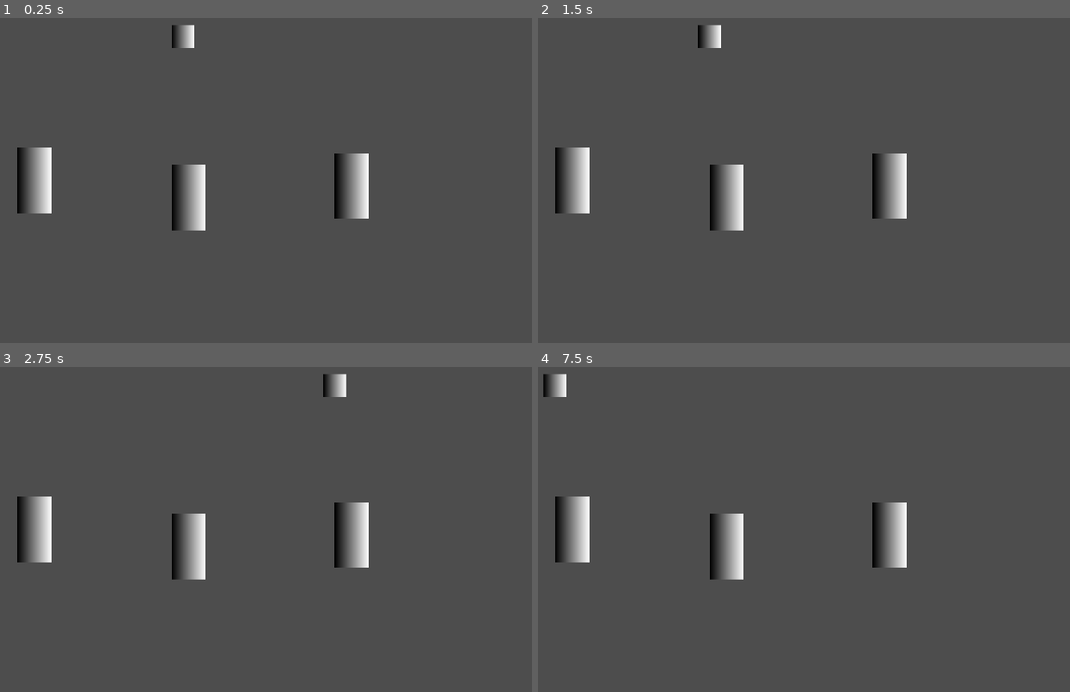
Above: before the commit, frames 1-4 (two rows, left to right).
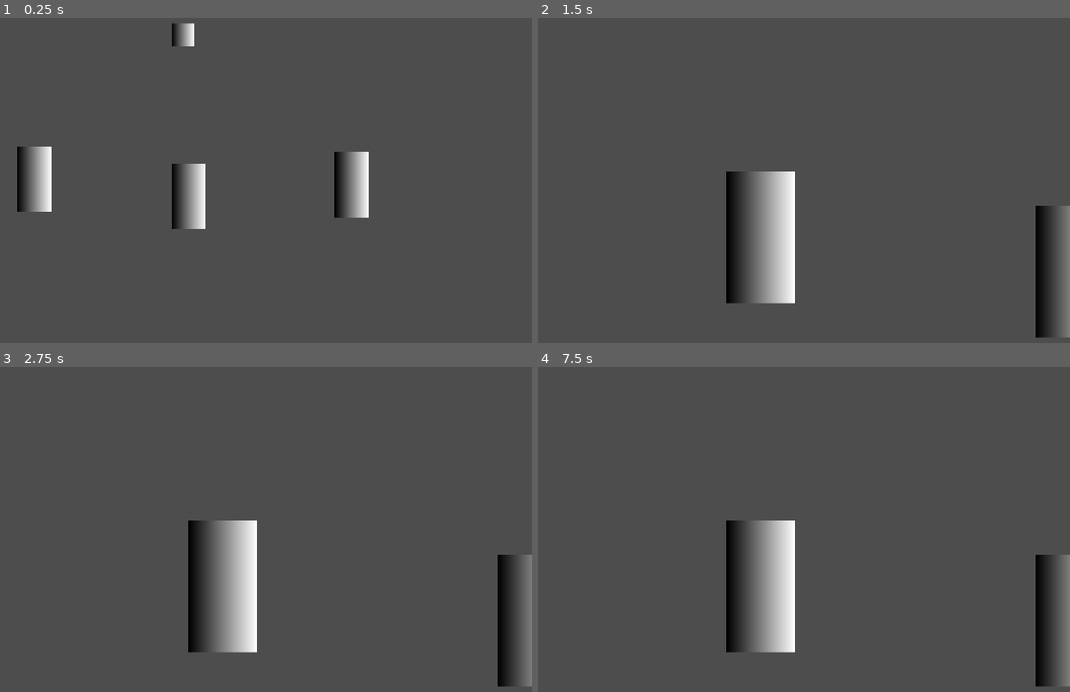
Above: after the commit, the same moments.

Repository: Quarticore/UntitledTomatoGame
Game: Godot game, scene res://scenes/main.tscn
Two runs of this game, one before a commit and one after it. Both use one fixed random seed, a clock stepped at 60 frames per second and the inputs below. The project has no main scene, so this scene is started directly.
Inputs (mouse positions are in pixels of both pictures, inside the frame that each line leads up to):
- Up to frame 1 (0.25 s): no input
- Up to frame 2 (1.5 s): tap Enter at 0.5 s; move the mouse to (569, 180) at 0.52 s; hold D (InputRight) 0.53-1.28 s; click (569, 180) at 0.6 s; tap Space at 1.25 s; move the mouse to (724, 196) at 1.27 s; hold A (InputLeft) from 1.28 s (still down); tap S (InputMiddle) at 1.35 s
- Up to frame 3 (2.75 s): click (186, 545) at 1.55 s; tap Enter at 2 s; move the mouse to (351, 536) at 2.02 s; release A (InputLeft) at 2.03 s; hold D (InputRight) from 2.03 s (still down); click (351, 536) at 2.1 s
- Up to frame 4 (7.5 s): tap Space at 2.75, 4.25 s; move the mouse to (692, 597) at 2.77 s; click (692, 597) at 2.85 s; tap Enter at 3.5 s; move the mouse to (931, 578) at 3.52 s; release D (InputRight) at 3.53 s; hold A (InputLeft) 3.53-5.78 s; tap S (InputMiddle) at 3.6, 5.85 s; click (931, 578) at 3.8 s; move the mouse to (outside the picture) at 4.27 s; click (outside the picture) at 4.35 s; move the mouse to (761, 519) at 5.02 s; click (761, 519) at 5.1 s; move the mouse to (623, 425) at 5.77 s; hold D (InputRight) from 5.78 s (still down); click (623, 425) at 6.05 s; move the mouse to (878, 500) at 6.52 s; click (878, 500) at 6.6 s; move the mouse to (591, 539) at 7.27 s; click (591, 539) at 7.35 s

The runs differ from the first frame. In frame 1, 0.2% of the frame differs, in the area x 3-70%, y 1-66%; in frame 2, 8.8%; in frame 3, 8.8%, in the area x 3-100%, y 2-99%; in frame 4, 8.8%.

Commit message:
feat: dogshit member selection

Diff:
--- a/assets/scripts/member.gd
+++ b/assets/scripts/member.gd
@@ -1,6 +1,13 @@
 extends Node
 
 signal hovered
+signal selected
 
 func _on_area_2d_mouse_entered() -> void:
 	hovered.emit()
+
+
+func _on_area_2d_input_event(viewport: Node, event: InputEvent, shape_idx: int) -> void:
+	# If clicked emit "selected"
+	if event.is_action("Click"):
+		selected.emit()
--- a/assets/scripts/selection_manager.gd
+++ b/assets/scripts/selection_manager.gd
@@ -4,6 +4,7 @@
 @onready var Member1: Node2D = get_tree().root.get_node("Main/Member")
 @onready var Member2: Node2D = get_tree().root.get_node("Main/Member2")
 @onready var Member3: Node2D = get_tree().root.get_node("Main/Member3")
+@onready var Camera: Camera2D = get_tree().root.get_node("Main/MainCamera")
 
 func _on_member_hovered() -> void:
 	Light.global_position.x = Member1.global_position.x
@@ -13,3 +14,15 @@
 
 func _on_member_3_hovered() -> void:
 	Light.global_position.x = Member3.global_position.x
+
+func _on_member_selected() -> void:
+	Camera.zoom = Vector2(2, 2)
+	Camera.global_position = Member1.global_position
+
+func _on_member_2_selected() -> void:
+	Camera.zoom = Vector2(2, 2)
+	Camera.global_position = Member2.global_position
+
+func _on_member_3_selected() -> void:
+	Camera.zoom = Vector2(2, 2)
+	Camera.global_position = Member3.global_position
--- a/project.godot
+++ b/project.godot
@@ -44,6 +44,11 @@
 , Object(InputEventJoypadButton,"resource_local_to_scene":false,"resource_name":"","device":-1,"button_index":1,"pressure":0.0,"pressed":false,"script":null)
 ]
 }
+Click={
+"deadzone": 0.5,
+"events": [Object(InputEventMouseButton,"resource_local_to_scene":false,"resource_name":"","device":-1,"window_id":0,"alt_pressed":false,"shift_pressed":false,"ctrl_pressed":false,"meta_pressed":false,"button_mask":1,"position":Vector2(153, 17),"global_position":Vector2(162, 63),"factor":1.0,"button_index":1,"canceled":false,"pressed":true,"double_click":false,"script":null)
+]
+}
 
 [rendering]
 
--- a/scenes/main.tscn
+++ b/scenes/main.tscn
@@ -26,6 +26,12 @@
 position = Vector2(944, 160)
 texture = SubResource("GradientTexture2D_1rt5t")
 
+[node name="MainCamera" type="Camera2D" parent="."]
+position = Vector2(960, 544)
+
 [connection signal="hovered" from="Member" to="SelectionManager" method="_on_member_hovered"]
+[connection signal="selected" from="Member" to="SelectionManager" method="_on_member_selected"]
 [connection signal="hovered" from="Member2" to="SelectionManager" method="_on_member_2_hovered"]
+[connection signal="selected" from="Member2" to="SelectionManager" method="_on_member_2_selected"]
 [connection signal="hovered" from="Member3" to="SelectionManager" method="_on_member_3_hovered"]
+[connection signal="selected" from="Member3" to="SelectionManager" method="_on_member_3_selected"]
--- a/scenes/member.tscn
+++ b/scenes/member.tscn
@@ -24,4 +24,5 @@
 position = Vector2(47, 91)
 shape = SubResource("RectangleShape2D_s1pk8")
 
+[connection signal="input_event" from="Area2D" to="." method="_on_area_2d_input_event"]
 [connection signal="mouse_entered" from="Area2D" to="." method="_on_area_2d_mouse_entered"]
